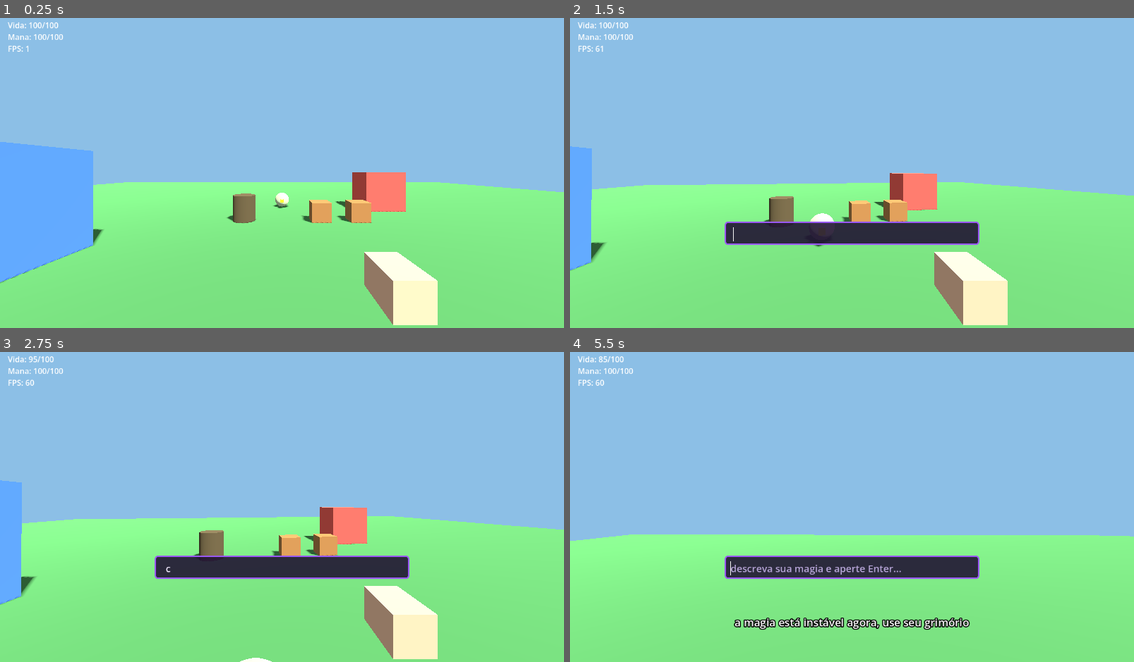
Above: before the commit, frames 1-4 (two rows, left to right).
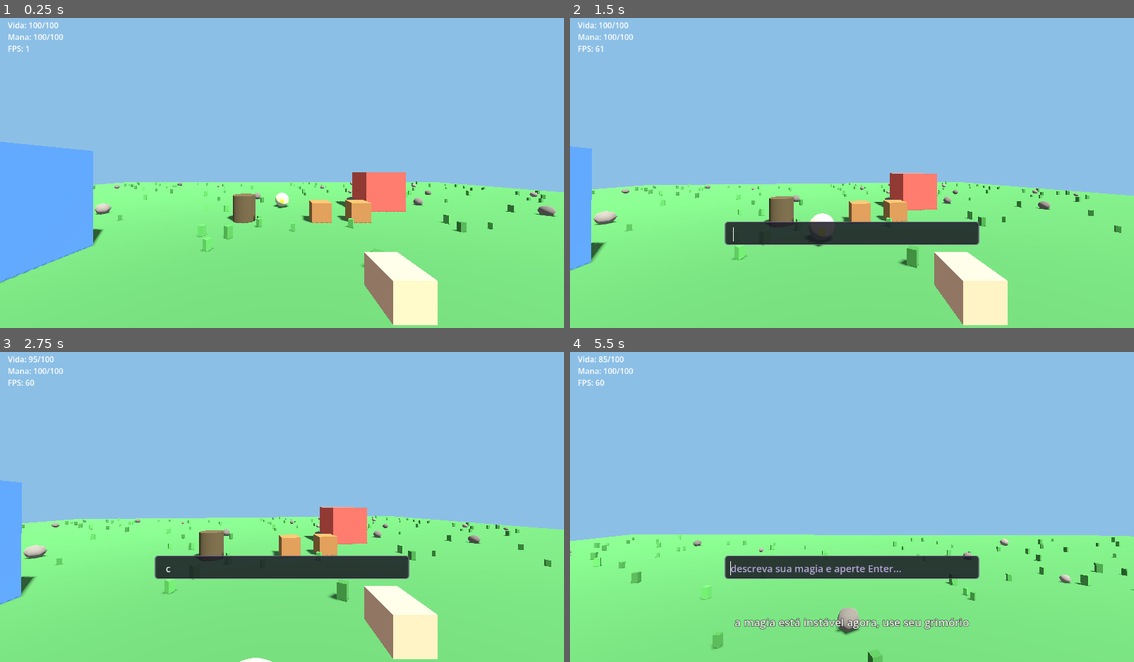
Above: after the commit, the same moments.

Repository: vitortosta4-design/Arcane-Forge
Game: Godot game, scene res://cenas/arena_teste.tscn
Two runs of this game, one before a commit and one after it. Both use one fixed random seed, a clock stepped at 60 frames per second and the inputs below.
Inputs (mouse positions are in pixels of both pictures, inside the frame that each line leads up to):
- Up to frame 1 (0.25 s): no input
- Up to frame 2 (1.5 s): tap Enter at 0.5 s; move the mouse to (880, 169) at 0.52 s; hold Q (abrir_conjuracao) 0.53-1.28 s; hold W (mover_frente) from 0.53 s (still down); tap Space (pular) at 0.77 s; move the mouse to (823, 169) at 1.27 s; click (823, 169) at 1.35 s
- Up to frame 3 (2.75 s): keep holding W (mover_frente); tap Space (pular) at 1.52 s; move the mouse to (293, 497) at 2.02 s; hold C (trocar_camera) from 2.03 s (still down)
- Up to frame 4 (5.5 s): keep holding W (mover_frente); move the mouse to (846, 510) at 2.77 s; release C (trocar_camera) at 2.78 s; tap Q (abrir_conjuracao) at 2.85 s; tap Space (pular) at 3.02, 3.5, 3.77, 4.52 s; move the mouse to (891, 507) at 3.52 s; press the mouse at (891, 507) at 3.53 s; tap Enter at 4.25 s; move the mouse to (806, 500) at 4.27 s; release the mouse at (806, 500) at 4.28 s; tap C (trocar_camera) at 4.35 s; move the mouse to (857, 503) at 5.02 s; hold Q (abrir_conjuracao) from 5.03 s (still down)

The runs differ from the first frame. In frame 1, 1.0% of the frame differs, in the area x 16-99%, y 52-81%; in frame 2, 1.5%; in frame 3, 1.5%; in frame 4, 2.3%, in the area x 0-100%, y 59-100%.

Commit message:
Deixa a arena mais receptiva: cores mais suaves, forma por magia, terreno
A pedido do Vitor:

- Suaviza a cor roxa forte da caixa de conjuracao e o contorno preto
  grosso da legenda do HUD (estavam fortes demais na tela).
- O projetil agora tambem usa a "forma" da ficha (esfera, ovo, cubo),
  nao so a cor: cubo vira uma caixa de verdade, ovo estica a esfera na
  direcao do voo. Antes so a cor mudava; a silhueta era sempre bola.
- Espalha pedras e touceiras de grama pela arena de teste via MultiMesh
  (centenas de decoracoes, custo de desempenho desprezivel: FPS
  continua 60 no teste). Isso e continuacao do item "arena de teste
  low poly" ja aprovado na Fase 1, nao o gerador de mapas por modulos
  (esse e Fase 7, fora de escopo por enquanto).

Evidencia em evidencias/fase-1/terreno_decorado.png.

Co-Authored-By: Claude Sonnet 5 <noreply@anthropic.com>

Diff:
--- a/jogo/cenas/arena_teste.tscn
+++ b/jogo/cenas/arena_teste.tscn
@@ -7,6 +7,7 @@
 [ext_resource type="PackedScene" path="res://cenas/caixa.tscn" id="5"]
 [ext_resource type="PackedScene" path="res://cenas/barril_inflamavel.tscn" id="6"]
 [ext_resource type="PackedScene" path="res://cenas/caixa_conjuracao.tscn" id="7"]
+[ext_resource type="Script" path="res://scripts/ambiente/decorador_terreno.gd" id="8"]
 
 [sub_resource type="PlaneMesh" id="PlaneMesh_chao"]
 size = Vector2(40, 40)
@@ -52,6 +53,13 @@
 transform = Transform3D(1, 0, 0, 0, 1, 0, 0, 0, 1, 0, -0.1, 0)
 shape = SubResource("BoxShape3D_chao")
 
+[node name="DecoradorTerreno" type="Node3D" parent="."]
+script = ExtResource("8")
+
+[node name="Rochas" type="MultiMeshInstance3D" parent="DecoradorTerreno"]
+
+[node name="Grama" type="MultiMeshInstance3D" parent="DecoradorTerreno"]
+
 [node name="Obstaculo1" type="CSGBox3D" parent="."]
 transform = Transform3D(1, 0, 0, 0, 1, 0, 0, 0, 1, 4, 0.75, -3)
 size = Vector3(1.5, 1.5, 1.5)
--- a/jogo/cenas/caixa_conjuracao.tscn
+++ b/jogo/cenas/caixa_conjuracao.tscn
@@ -3,12 +3,12 @@
 [ext_resource type="Script" path="res://scripts/ui/caixa_conjuracao.gd" id="1"]
 
 [sub_resource type="StyleBoxFlat" id="StyleBoxFlat_painel"]
-bg_color = Color(0.13, 0.08, 0.2, 0.9)
-border_width_left = 3
-border_width_top = 3
-border_width_right = 3
-border_width_bottom = 3
-border_color = Color(0.6, 0.35, 0.95, 1)
+bg_color = Color(0.1, 0.1, 0.14, 0.85)
+border_width_left = 2
+border_width_top = 2
+border_width_right = 2
+border_width_bottom = 2
+border_color = Color(0.42, 0.38, 0.5, 0.85)
 corner_radius_top_left = 6
 corner_radius_top_right = 6
 corner_radius_bottom_right = 6
--- a/jogo/cenas/hud.tscn
+++ b/jogo/cenas/hud.tscn
@@ -35,9 +35,9 @@
 offset_left = -260.0
 offset_right = 260.0
 offset_bottom = 34.0
-theme_override_colors/font_color = Color(1, 1, 1, 1)
-theme_override_colors/font_outline_color = Color(0, 0, 0, 1)
-theme_override_constants/outline_size = 8
+theme_override_colors/font_color = Color(0.95, 0.95, 0.92, 1)
+theme_override_colors/font_outline_color = Color(0.08, 0.07, 0.1, 0.75)
+theme_override_constants/outline_size = 4
 theme_override_font_sizes/font_size = 22
 horizontal_alignment = 1
 autowrap_mode = 2
--- /dev/null
+++ b/jogo/scripts/ambiente/decorador_terreno.gd
@@ -0,0 +1,78 @@
+extends Node3D
+## Espalha pedras e touceiras de grama pela arena de teste, para o chão não
+## ficar um retângulo verde liso (continuação do item "arena de teste low
+## poly" da Fase 1, não o gerador de mapas por módulos, que é da Fase 7).
+## Usa MultiMesh: centenas de decorações custam uma fração do FPS que
+## custaria criar um nó por pedrinha (meta de desempenho, proposta
+## técnica seção 8). Puramente visual, sem colisão.
+
+const TAMANHO_AREA := 34.0
+const QTD_ROCHAS := 40
+const QTD_GRAMA := 220
+const SEMENTE := 20261020 # data de criação, só para o resultado ser sempre igual
+
+@onready var _rochas: MultiMeshInstance3D = $Rochas
+@onready var _grama: MultiMeshInstance3D = $Grama
+
+
+func _ready() -> void:
+	var rng := RandomNumberGenerator.new()
+	rng.seed = SEMENTE
+	_espalhar(_rochas, _criar_malha_rocha(), QTD_ROCHAS, rng, 0.25, 0.6, true)
+	_espalhar(_grama, _criar_malha_grama(), QTD_GRAMA, rng, 0.7, 1.3, false)
+
+
+func _espalhar(
+	alvo: MultiMeshInstance3D,
+	malha: Mesh,
+	quantidade: int,
+	rng: RandomNumberGenerator,
+	escala_min: float,
+	escala_max: float,
+	levantar_pela_escala: bool
+) -> void:
+	var multi := MultiMesh.new()
+	multi.transform_format = MultiMesh.TRANSFORM_3D
+	multi.use_colors = true
+	multi.mesh = malha
+	multi.instance_count = quantidade
+
+	for i in quantidade:
+		var pos := Vector3(
+			rng.randf_range(-TAMANHO_AREA / 2.0, TAMANHO_AREA / 2.0),
+			0.0,
+			rng.randf_range(-TAMANHO_AREA / 2.0, TAMANHO_AREA / 2.0)
+		)
+		var escala := rng.randf_range(escala_min, escala_max)
+		if levantar_pela_escala:
+			pos.y += escala * 0.3
+		var rotacao := rng.randf_range(0.0, TAU)
+		var transformada := Transform3D(Basis(Vector3.UP, rotacao).scaled(Vector3.ONE * escala), pos)
+		multi.set_instance_transform(i, transformada)
+		var sombra := rng.randf_range(0.85, 1.15)
+		multi.set_instance_color(i, Color(sombra, sombra, sombra, 1.0))
+
+	alvo.multimesh = multi
+
+
+func _criar_malha_rocha() -> Mesh:
+	var malha := SphereMesh.new()
+	malha.radius = 0.4
+	malha.height = 0.7
+	malha.radial_segments = 6
+	malha.rings = 3
+	var material := StandardMaterial3D.new()
+	material.albedo_color = Color(0.5, 0.47, 0.43)
+	material.vertex_color_use_as_albedo = true
+	malha.surface_set_material(0, material)
+	return malha
+
+
+func _criar_malha_grama() -> Mesh:
+	var malha := BoxMesh.new()
+	malha.size = Vector3(0.12, 0.45, 0.12)
+	var material := StandardMaterial3D.new()
+	material.albedo_color = Color(0.3, 0.6, 0.28)
+	material.vertex_color_use_as_albedo = true
+	malha.surface_set_material(0, material)
+	return malha
--- a/jogo/scripts/magia/executor.gd
+++ b/jogo/scripts/magia/executor.gd
@@ -25,4 +25,5 @@
 	projetil.ao_impactar = componente.get("ao_impactar", [])
 	projetil.dono = dono
 	projetil.definir_material(componente.get("material", "fogo"))
+	projetil.definir_forma(componente.get("forma", "esfera"))
 	Host.registrar_projetil(projetil)
--- a/jogo/scripts/magia/projetil.gd
+++ b/jogo/scripts/magia/projetil.gd
@@ -22,6 +22,24 @@
 	mat.albedo_color = cor
 	mat.emission = cor
 	_mesh.set_surface_override_material(0, mat)
+
+
+## O Executor chama isto para o projétil parecer com a "forma" da ficha
+## (esfera, ovo ou cubo, ver Validador.FORMAS_VALIDAS), em vez de ser
+## sempre uma bolinha não importa o que o jogador pediu.
+func definir_forma(nome: String) -> void:
+	_mesh.scale = Vector3.ONE
+	match nome:
+		"cubo":
+			var malha := BoxMesh.new()
+			malha.size = Vector3(0.32, 0.32, 0.32)
+			_mesh.mesh = malha
+		"ovo":
+			# Sem malha de ovo pronta no Godot: alonga a esfera na direção
+			# do voo, que já dá a silhueta de ovo (ADR-007, formas simples).
+			_mesh.scale = Vector3(0.8, 0.8, 1.5)
+		_:
+			pass # esfera é a malha padrão da cena, nada a fazer
 
 
 func _physics_process(delta: float) -> void:
--- a/jogo/scripts/testes/suite_testes.gd
+++ b/jogo/scripts/testes/suite_testes.gd
@@ -20,6 +20,7 @@
 	await _testar_explosao_quebra_caixa_e_acende_barril()
 	await _testar_executor_cria_projetil_a_partir_da_ficha()
 	await _testar_projetil_usa_a_cor_do_material_da_ficha()
+	await _testar_projetil_usa_a_forma_da_ficha()
 	await _testar_porteiro_desligado_nao_faz_pedido_e_devolve_vazio()
 	_testar_interpretador_reconhece_bola_de_fogo()
 	_testar_interpretador_nao_entende_frase_desconhecida()
@@ -212,6 +213,33 @@
 		var cor_esperada := Validador.cor_para_material("agua")
 		var cor_aplicada: Color = mesh.get_surface_override_material(0).albedo_color
 		_afirmar("projétil de água tem a cor de água, não de fogo", cor_aplicada.is_equal_approx(cor_esperada))
+		projetil.queue_free()
+
+
+## Pedido do Vitor: as magias não podem ser sempre uma bolinha. Testa que um
+## componente com "forma": "cubo" realmente vira uma malha de cubo, não a
+## esfera padrão da cena do projétil.
+func _testar_projetil_usa_a_forma_da_ficha() -> void:
+	var ficha := {
+		"componentes": [
+			{
+				"tipo": "projetil",
+				"material": "pedra",
+				"forma": "cubo",
+				"velocidade": 10.0,
+				"ao_impactar": []
+			}
+		]
+	}
+	Executor.executar_ficha(ficha, Vector3(0, 1, 0), Vector3.FORWARD, null, self)
+	await get_tree().process_frame
+
+	var projeteis := get_children().filter(func(n): return n.get_script() == load("res://scripts/magia/projetil.gd"))
+	_afirmar("projétil cúbico foi criado", projeteis.size() == 1)
+	if projeteis.size() > 0:
+		var projetil = projeteis[0]
+		var mesh: MeshInstance3D = projetil.get_node("MeshInstance3D")
+		_afirmar("projétil com forma cubo usa uma malha de caixa", mesh.mesh is BoxMesh)
 		projetil.queue_free()
 
 
Not shown, added: jogo/scripts/ambiente/decorador_terreno.gd.uid
Not shown, added: evidencias/fase-1/terreno_decorado.png
